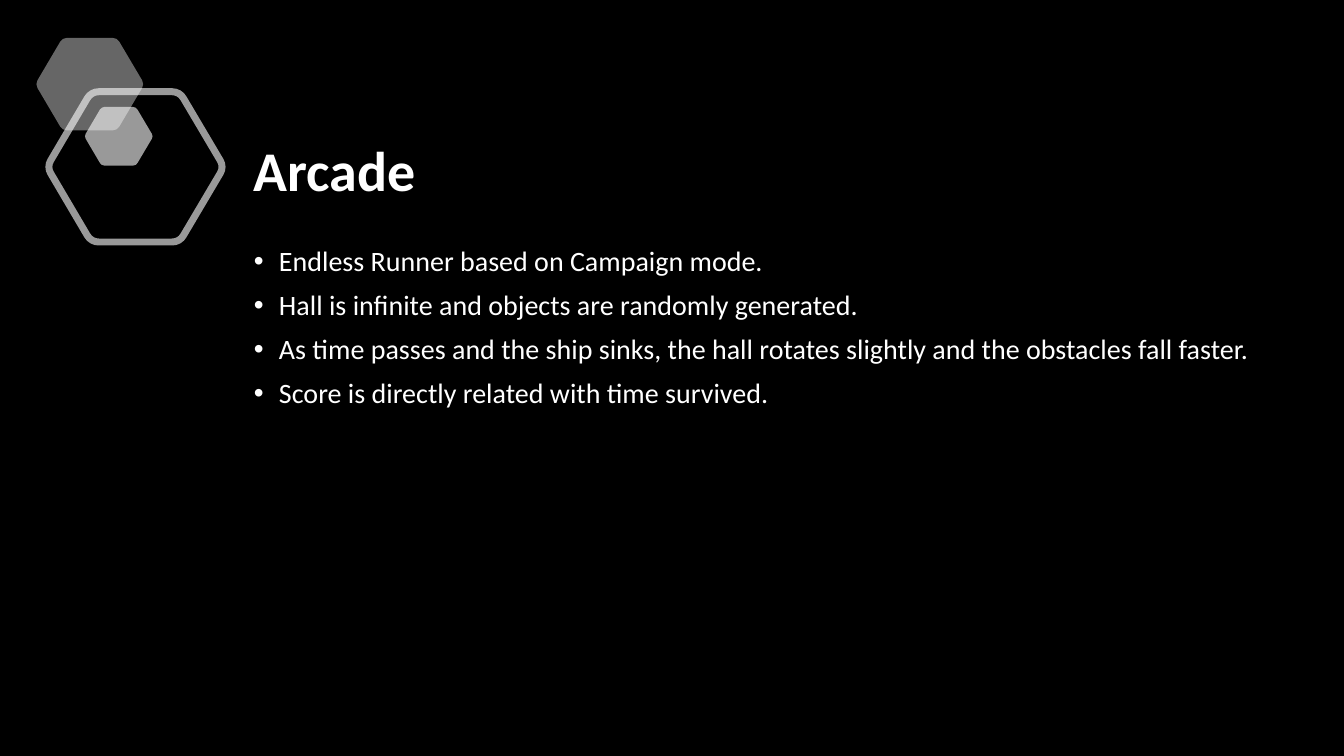
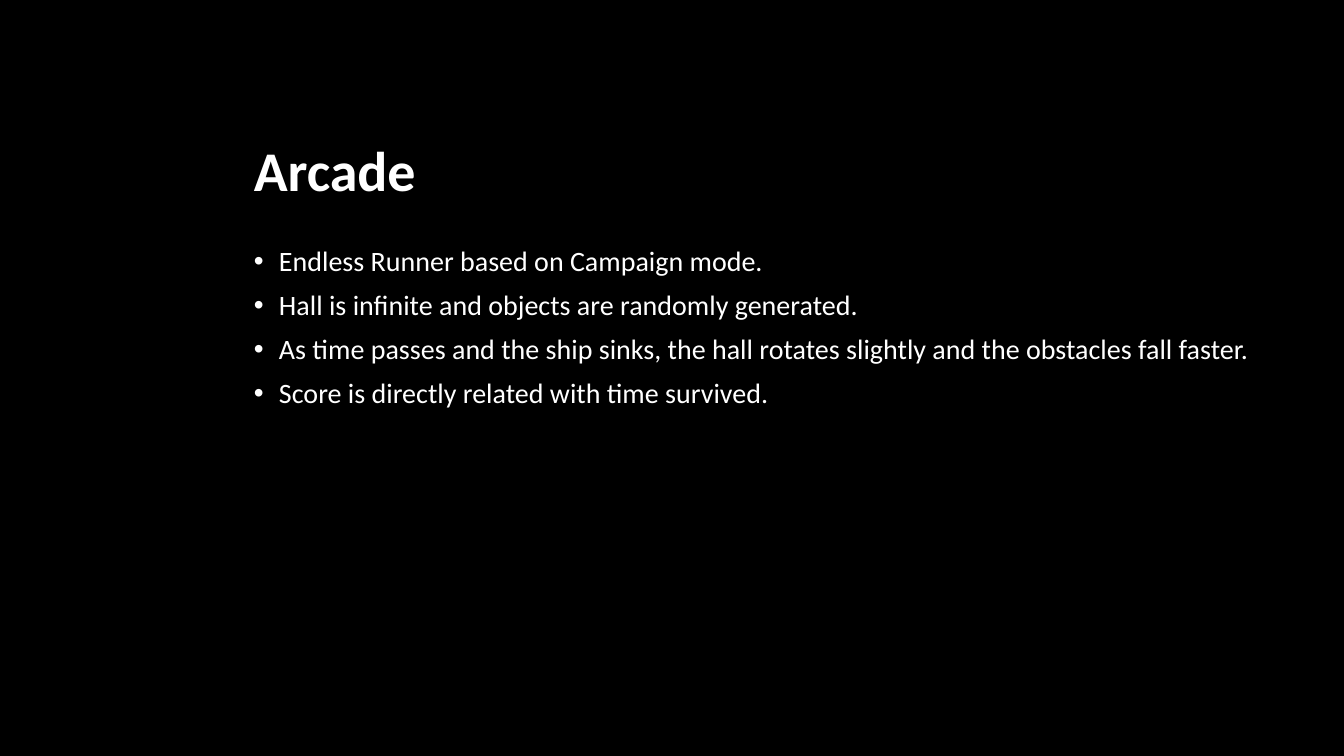
Before and after one commit to andrepucas/djd2_adventure_game_2020, a slide deck: slide 6 of Pitches/Concept_Pitch.pptx (slide 10 before the commit). Drawn at 1344x756 pixels with LibreOffice and Linux fonts; fonts in the diff are those of the drawing; background and template pictures are left out. Boxes give left, top, right and bottom in pixels: in the first picture for what was removed or moved away, otherwise in the second. Text is boxed around its words. In the diff, an @@ line names an element or a change of style, - is before the commit and + after.

```diff
--- a/Pitches/Concept_Pitch.pptx
+++ b/Pitches/Concept_Pitch.pptx
@@ freeform shape removed at [36,38,144,131] @@
@@ freeform shape removed at [48,92,223,242] @@
@@ freeform shape removed at [85,107,152,165] @@
```
Also in this commit, not shown: 1 other slide changed, 5 slides added, 9 slides removed, 7 other files.
